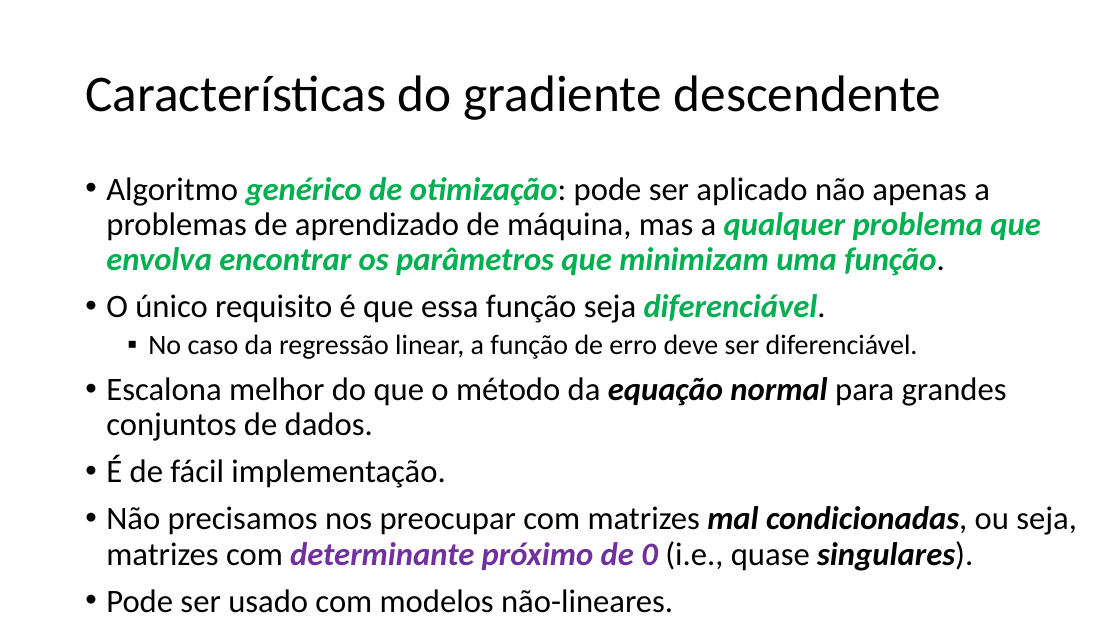
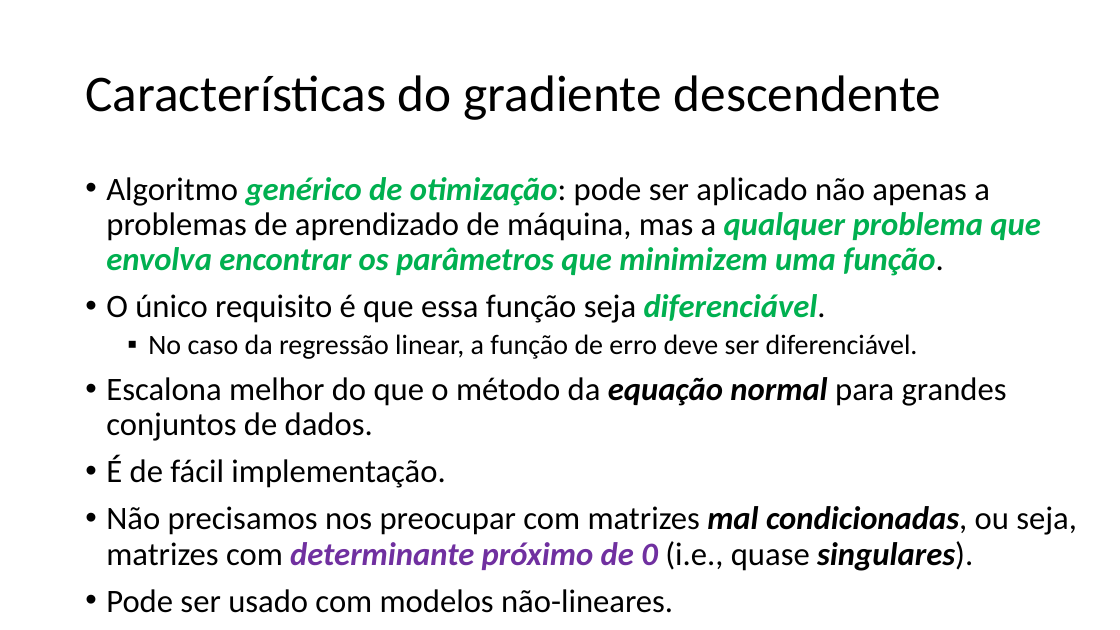
Before and after one commit to zz4fap/t319_aprendizado_de_maquina, a slide deck: slide 21 of slides/T319_Regressão_Linear (Parte II).pptx. Drawn at 1120x630 pixels with LibreOffice and Linux fonts; fonts in the diff are those of the drawing. Boxes give left, top, right and bottom in pixels: in the first picture for what was removed or moved away, otherwise in the second. Text is boxed around its words. In the diff, an @@ line names an element or a change of style, - is before the commit and + after.

Commit message:
update of slides

```diff
--- a/slides/T319_Regressão_Linear (Parte II).pptx
+++ b/slides/T319_Regressão_Linear (Parte II).pptx
@@ text at <box>106,177,1040,276</box>: text changed @@
-• Algoritmo genérico de otimização: pode ser aplicado não apenas a problemas de aprendizado de máquina, mas a qualquer problema que envolva encontrar os parâmetros que minimizam uma função.
+• Algoritmo genérico de otimização: pode ser aplicado não apenas a problemas de aprendizado de máquina, mas a qualquer problema que envolva encontrar os parâmetros que minimizem uma função.
```
Also in this commit, not shown: 1 other slide changed, 1 other file.
